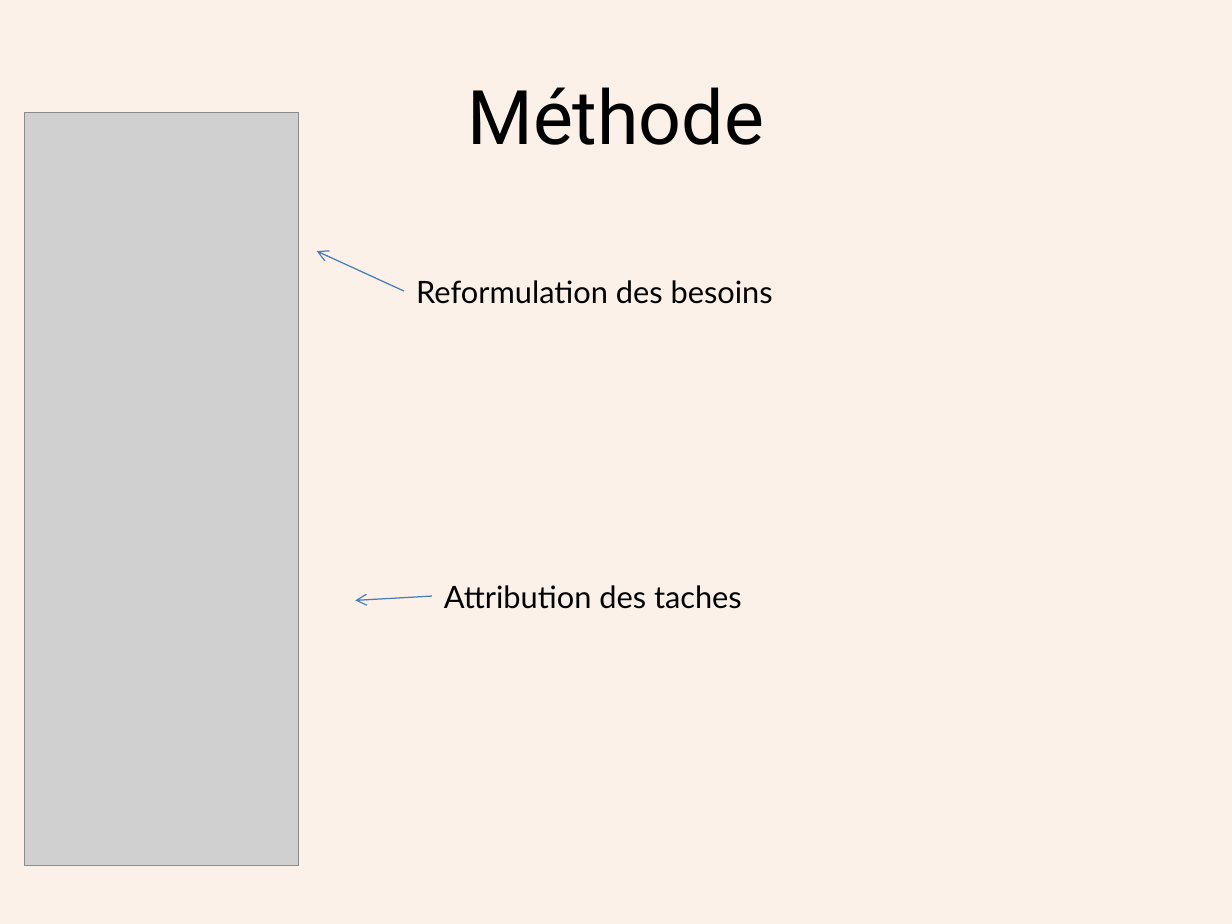
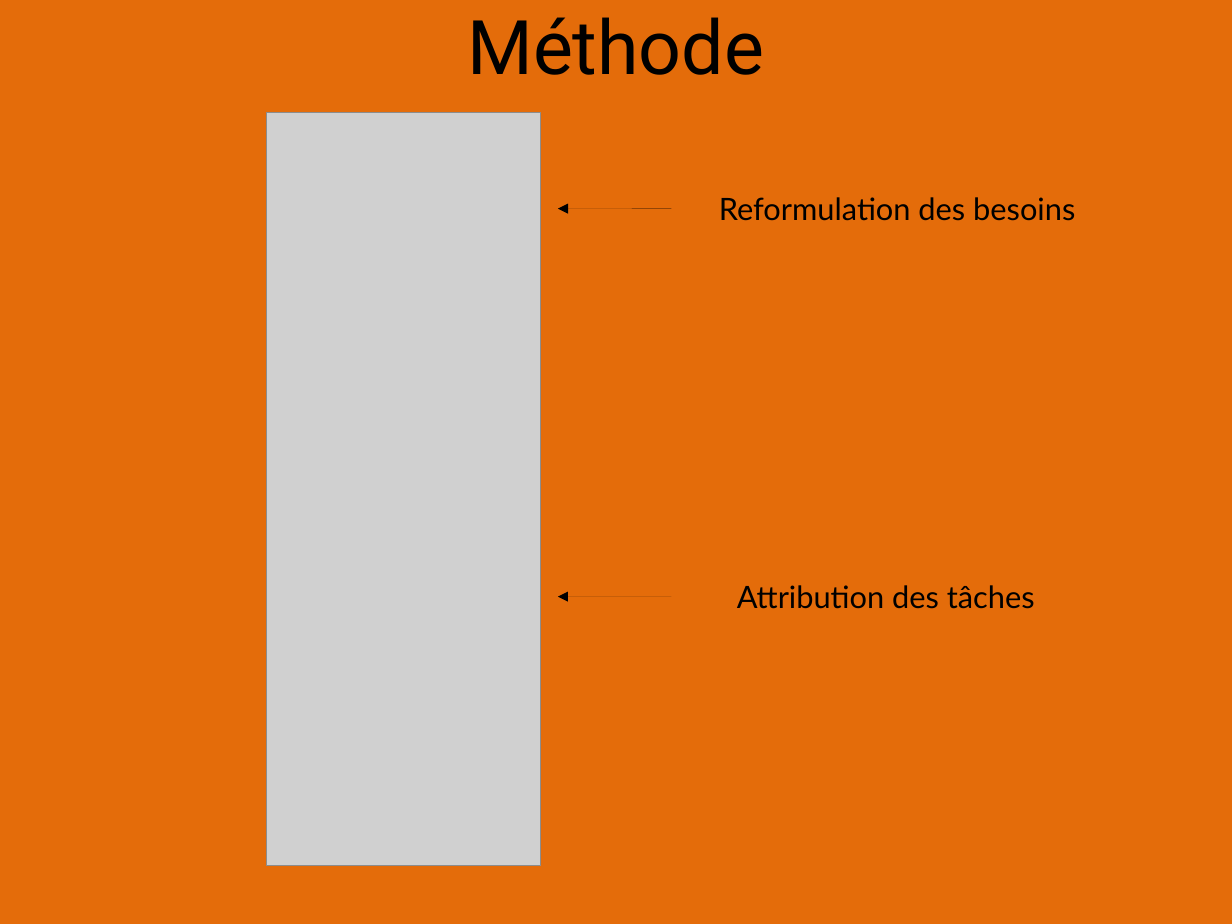
Before and after one commit to sylzys/cesi_komodo, a slide deck: slide 11 of AUTRES/DOC/Projet Plast’Prod.pptx. Drawn at 1232x924 pixels with LibreOffice and Linux fonts; fonts in the diff are those of the drawing; grey boxes stand for pictures. Boxes give left, top, right and bottom in pixels: in the first picture for what was removed or moved away, otherwise in the second. Text is boxed around its words. In the diff, an @@ line names an element or a change of style, - is before the commit and + after.

```diff
--- a/AUTRES/DOC/Projet Plast’Prod.pptx
+++ b/AUTRES/DOC/Projet Plast’Prod.pptx
@@ background #E46C0A at 9% opacity to #E46C0A @@
@@ text "Méthode": place and size @@
-text "Méthode" at [467, 87, 764, 145]
+text "Méthode" at [467, 17, 764, 75]
@@ picture: place and size @@
-picture at [25, 113, 299, 866]
+picture at [266, 112, 541, 865]
@@ arrow added from (671, 208) to (558, 208), #000000 0.75 pt @@
@@ text "Reformulation des besoins": place and size @@
-text "Reformulation des besoins" at [416, 280, 773, 304]
+text "Reformulation des besoins" at [719, 197, 1075, 221]
@@ arrow removed from (404, 291) to (317, 251) @@
@@ arrow removed from (432, 596) to (355, 600) @@
@@ arrow added from (671, 596) to (558, 596), #000000 0.75 pt @@
@@ text at [737, 585, 1035, 609]: text changed @@
-Attribution des taches
+Attribution des tâches
```
Also in this commit, not shown: 19 other slides changed, 4 slides added, 3 slides removed.
